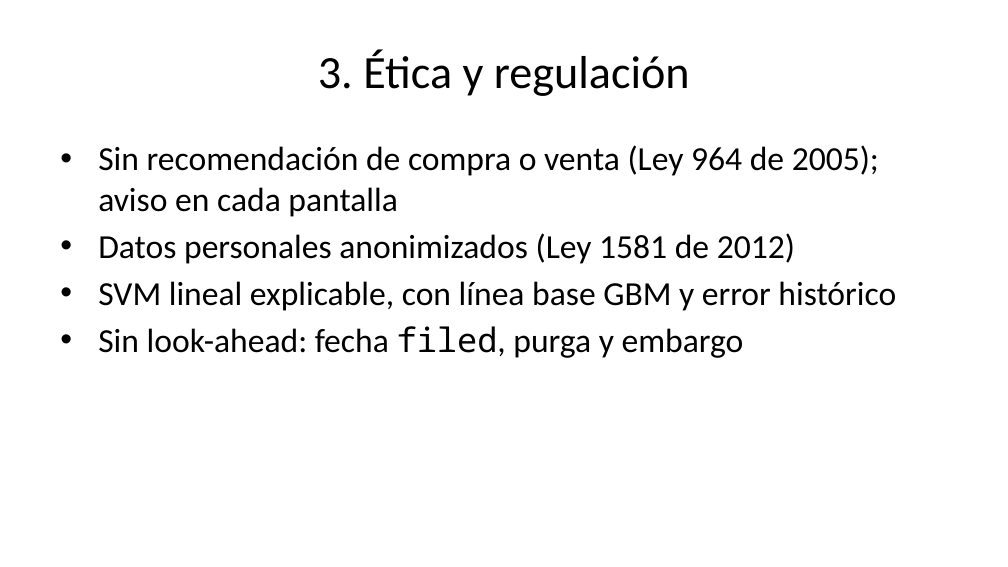
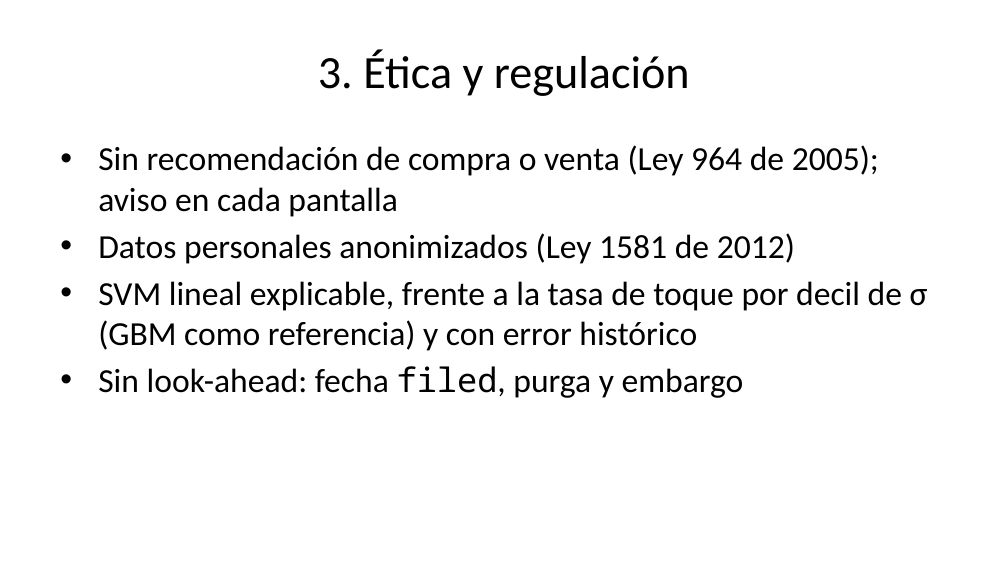
Before and after one commit to louis97/asistente-financiero, a slide deck: slide 5 of entregables/entrega_1/presentacion.pptx. Drawn at 1008x567 pixels with LibreOffice and Linux fonts; fonts in the diff are those of the drawing. Boxes give left, top, right and bottom in pixels: in the first picture for what was removed or moved away, otherwise in the second. Text is boxed around its words. In the diff, an @@ line names an element or a change of style, - is before the commit and + after.

```diff
--- a/entregables/entrega_1/presentacion.pptx
+++ b/entregables/entrega_1/presentacion.pptx
@@ text at box(98, 281, 928, 351): text changed @@
-• SVM lineal explicable, con línea base GBM y error histórico
+• SVM lineal explicable, frente a la tasa de toque por decil de σ (GBM como referencia) y con error histórico
```
Also in this commit, not shown: 2 other slides changed, 2 other files.
